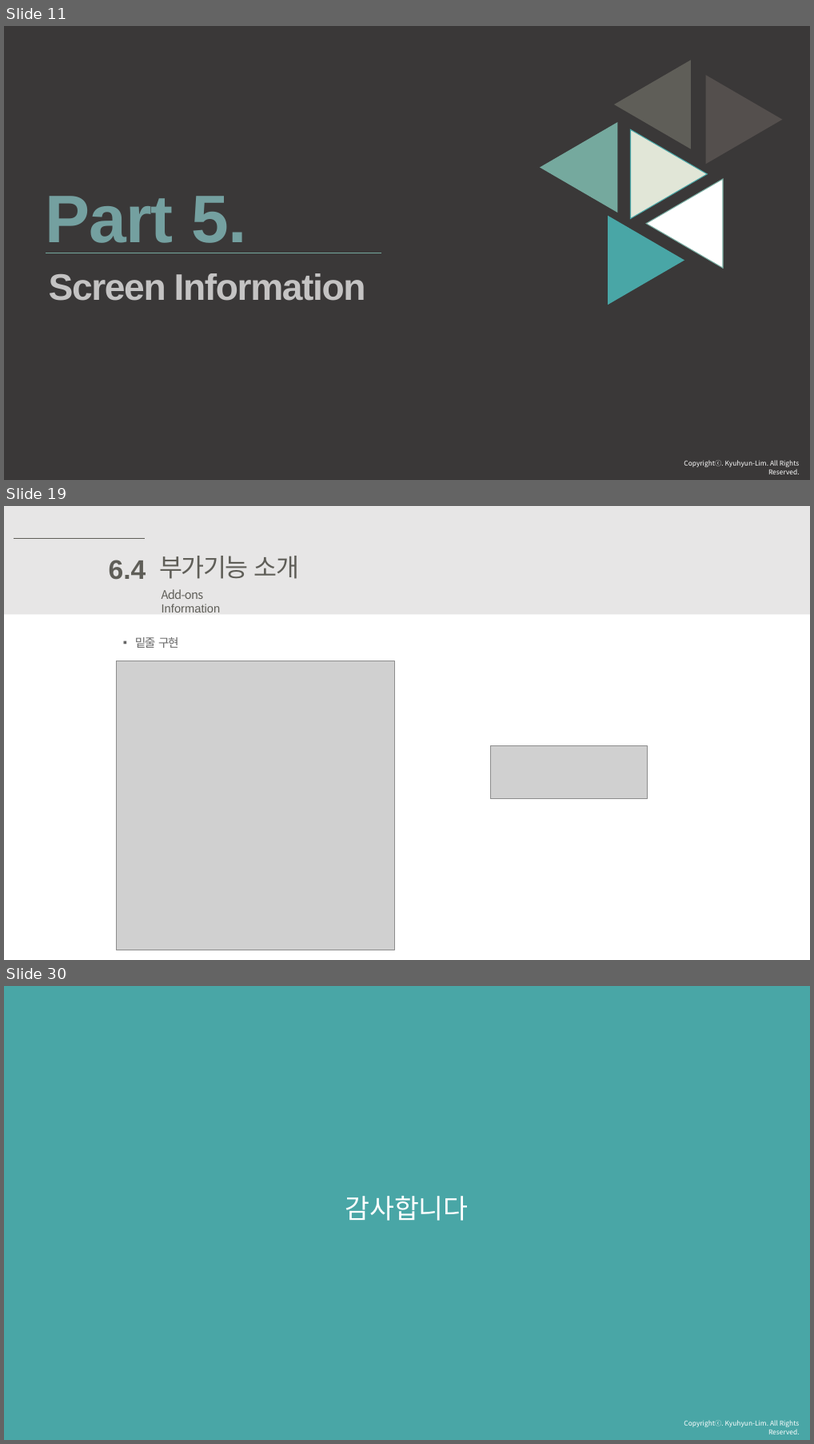
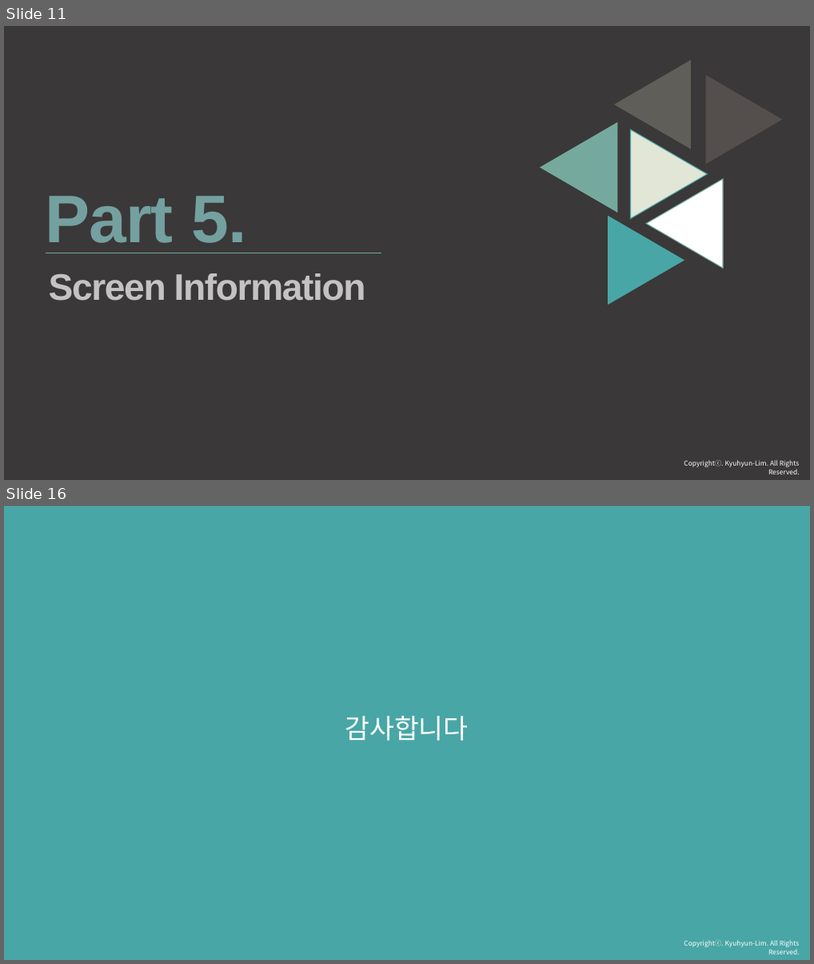
Before and after one commit to thlim008/Web_Project, a slide deck: selfportfolio-2018.pptx. Shown one above the other, each under a label of ours: slides 11, 19 and 30 before the commit, slides 11 and 16 after it; the slides between them are not shown. The pictures are 814x1444 and 814x964 pixels, drawn with LibreOffice and Linux fonts; fonts in the diff are those of the drawing; grey boxes stand for pictures. Boxes give left, top, right and bottom in pixels: in the first picture for what was removed or moved away, otherwise in the second. Text is boxed around its words. In the diff, an @@ line names an element or a change of style, - is before the commit and + after.

```diff
--- a/selfportfolio-2018.pptx
+++ b/selfportfolio-2018.pptx
@@ slide 19 removed at (4,506,810,960), background #FFFFFF @@
@@ rectangle removed at (4,506,810,614) @@
@@ line removed from (13, 539) to (145, 539) @@
@@ text removed at (109,560,146,580) @@
-6.4
@@ text removed at (160,556,299,579) @@
-부가기능 소개
@@ text removed at (162,589,221,612) @@
-Add-ons Information
@@ text removed at (135,637,179,648) @@
-▪ 밑줄 구현
@@ picture removed at (116,661,394,950) @@
@@ picture removed at (491,745,648,799) @@
@@ what was slide 30 is now slide 16 @@
```
Also in this commit, not shown: 8 slides changed, 13 other slides removed.
